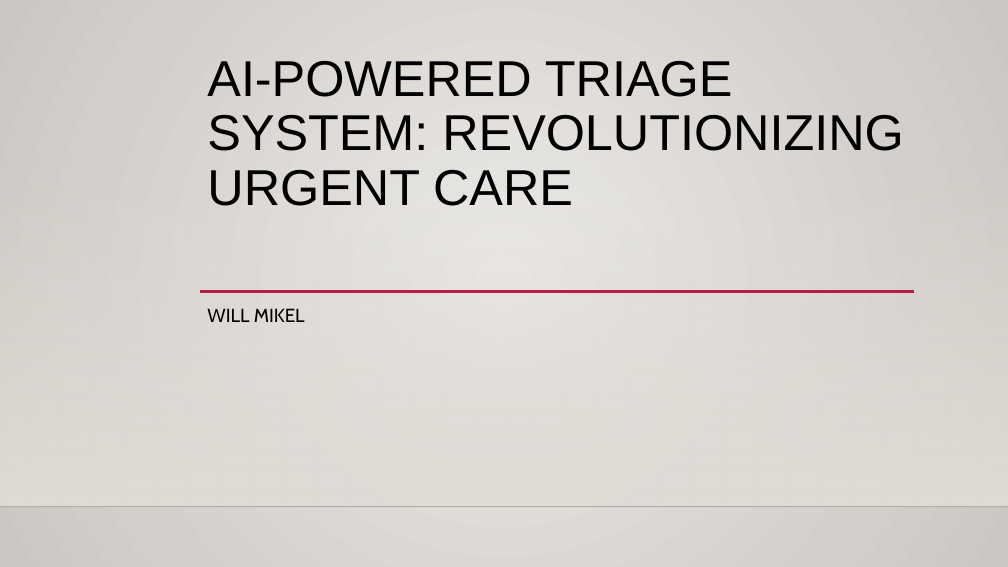
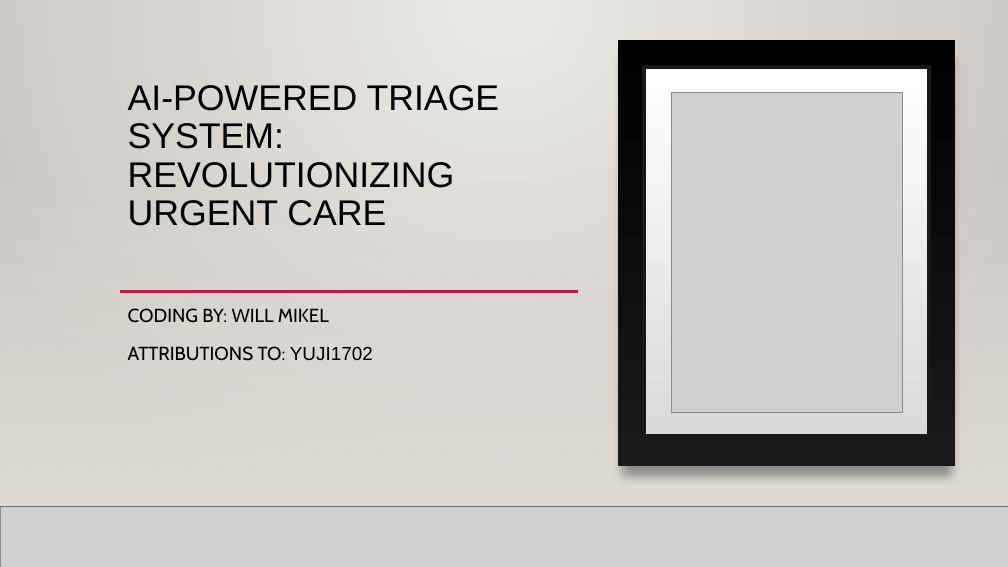
Before and after one commit to ksu-hmi/AI-powered-triage-system-, a slide deck: slide 1 of Final Project.pptx. Drawn at 1008x567 pixels with LibreOffice and Linux fonts; fonts in the diff are those of the drawing; grey boxes stand for pictures; background and template pictures are left out. Boxes give left, top, right and bottom in pixels: in the first picture for what was removed or moved away, otherwise in the second. Text is boxed around its words. In the diff, an @@ line names an element or a change of style, - is before the commit and + after.

```diff
--- a/Final Project.pptx
+++ b/Final Project.pptx
@@ rectangle added at (0,0,1008,567), fill gradient #ECEAE7 to #CAC7C1 @@
@@ rectangle added at (619,40,956,466), fill gradient #000001 to #191919 @@
@@ title "AI-POWERED TRIAGE SYSTEM: REVOLUTIONIZING URGENT ...": place and size @@
-title "AI-POWERED TRIAGE SYSTEM: REVOLUTIONIZING URGENT ..." at (207,61,903,206)
+title "AI-POWERED TRIAGE SYSTEM: REVOLUTIONIZING URGENT ..." at (128,85,500,226)
@@ title "AI-POWERED TRIAGE SYSTEM: REVOLUTIONIZING URGENT ..." at (128,85,500,226): size 48 to 34 pt @@
@@ rectangle added at (644,67,929,436), fill gradient #DADADA to #FFFFFE, outline #191919 4 pt @@
@@ picture added at (671,92,903,412) @@
@@ rectangle added at (0,167,1008,507), fill gradient #DFDBD5 @@
@@ line added from (120, 292) to (578, 292), #B71E42 2.5 pt @@
@@ subtitle at (128,308,373,361): text changed @@
-WILL MIKEL
+CODING BY: WILL MIKEL
+ATTRIBUTIONS TO: YUJI1702
@@ picture added at (0,507,1008,567) @@
@@ line added from (0, 507) to (1008, 507), #000001 1 pt @@
```
Also in this commit, not shown: 1 other slide changed.
